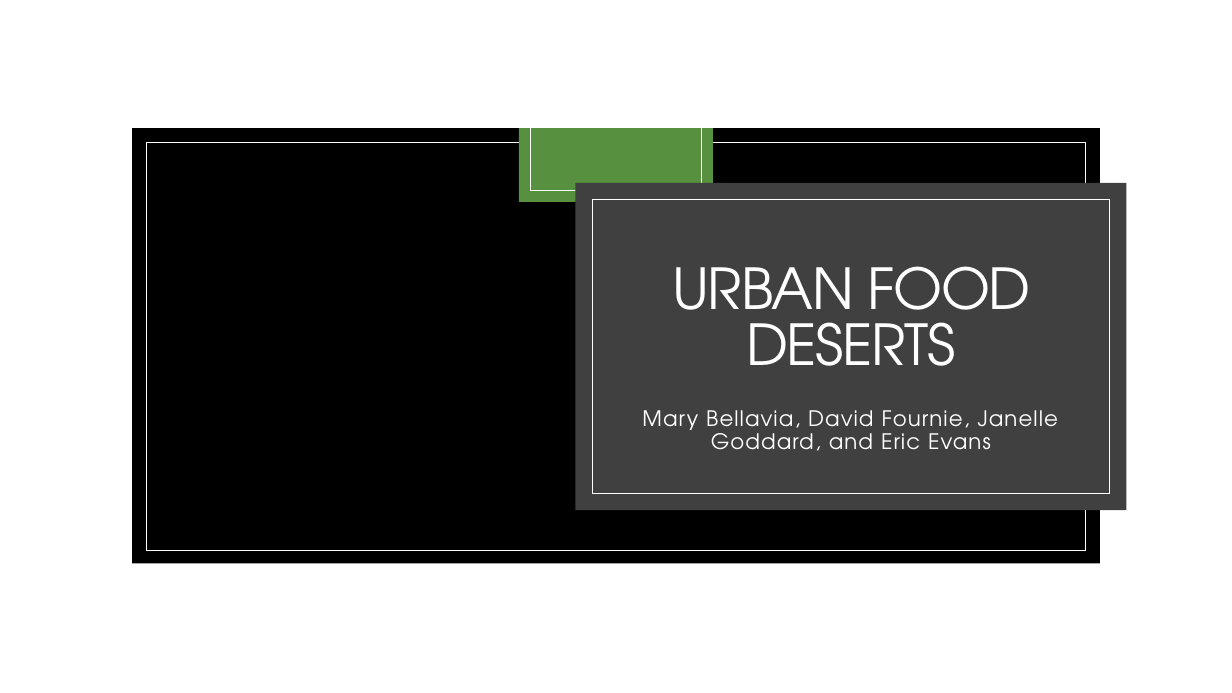
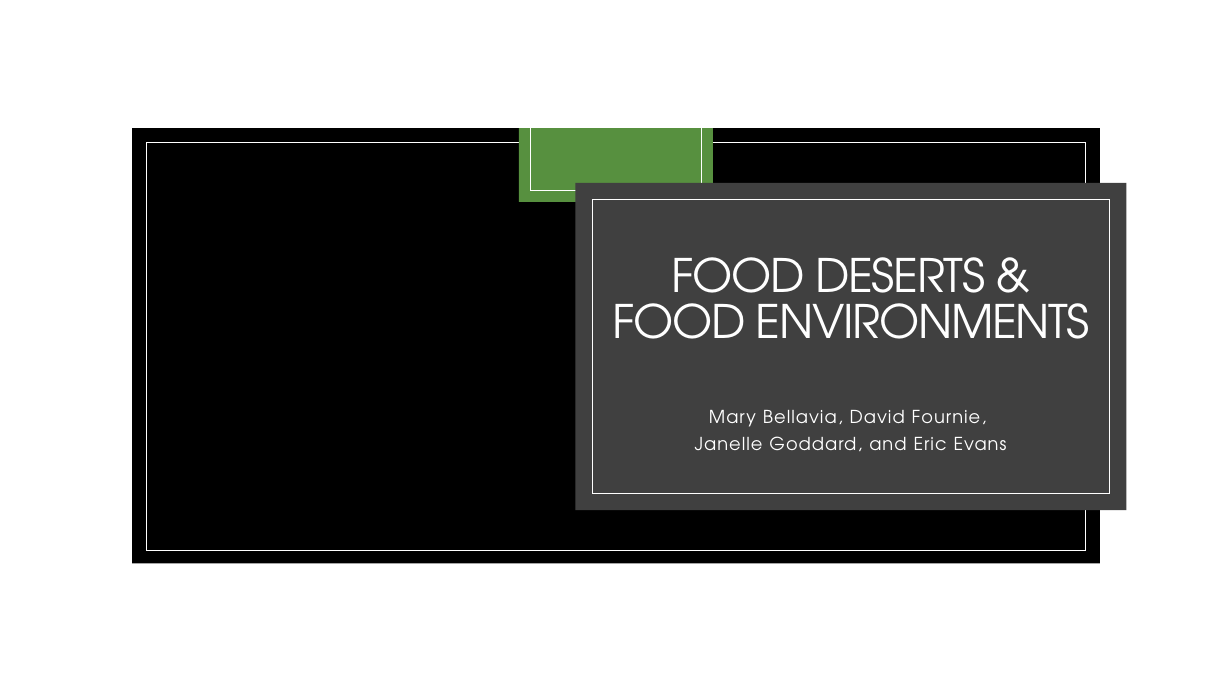
Before and after one commit to marybellavia/project-one, a slide deck: slide 1 of Urban Food Deserts.pptx. Drawn at 1232x693 pixels with LibreOffice and Linux fonts; fonts in the diff are those of the drawing; background and template pictures are left out. Boxes give left, top, right and bottom in pixels: in the first picture for what was removed or moved away, otherwise in the second. Text is boxed around its words. In the diff, an @@ line names an element or a change of style, - is before the commit and + after.

```diff
--- a/Urban Food Deserts.pptx
+++ b/Urban Food Deserts.pptx
@@ title at (612,257,1090,339): text changed; size 44 to 36 pt @@
-URBAN FOOD DESERTS
+FOOD DESERTS &
+FOOD ENVIRONMENTS
@@ subtitle at (695,410,1007,451): text changed; size 16.6 to 13.9 pt @@
-Mary Bellavia, David Fournie, Janelle Goddard, and Eric Evans
+Mary Bellavia, David Fournie,
+Janelle Goddard, and Eric Evans
```
Also in this commit, not shown: 9 other slides changed, 5 slides added, 7 slides removed, 6 other files.
